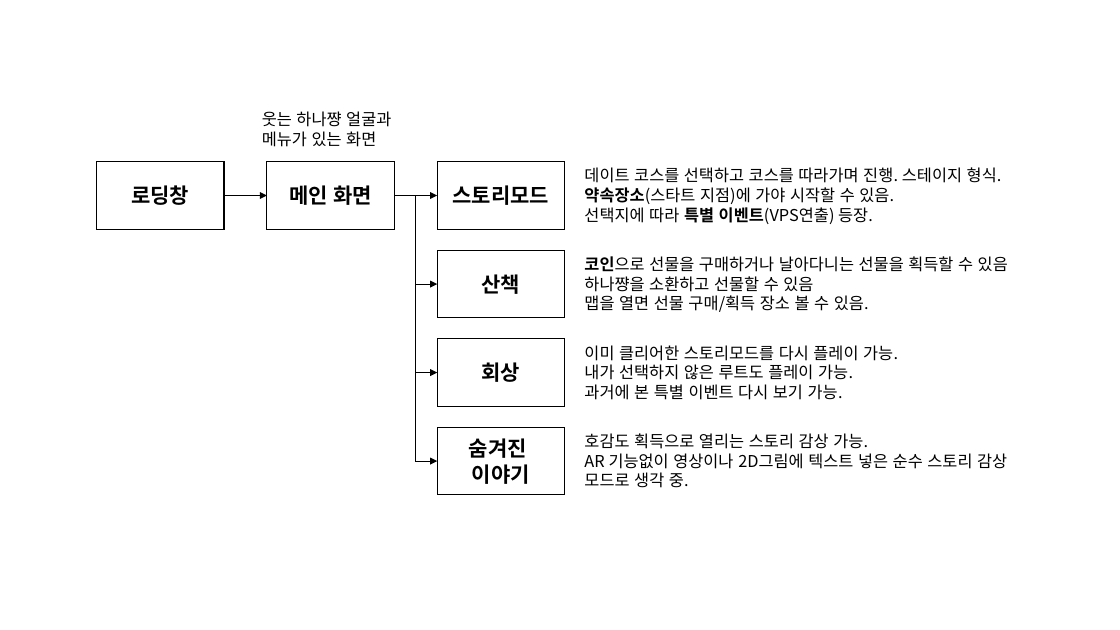
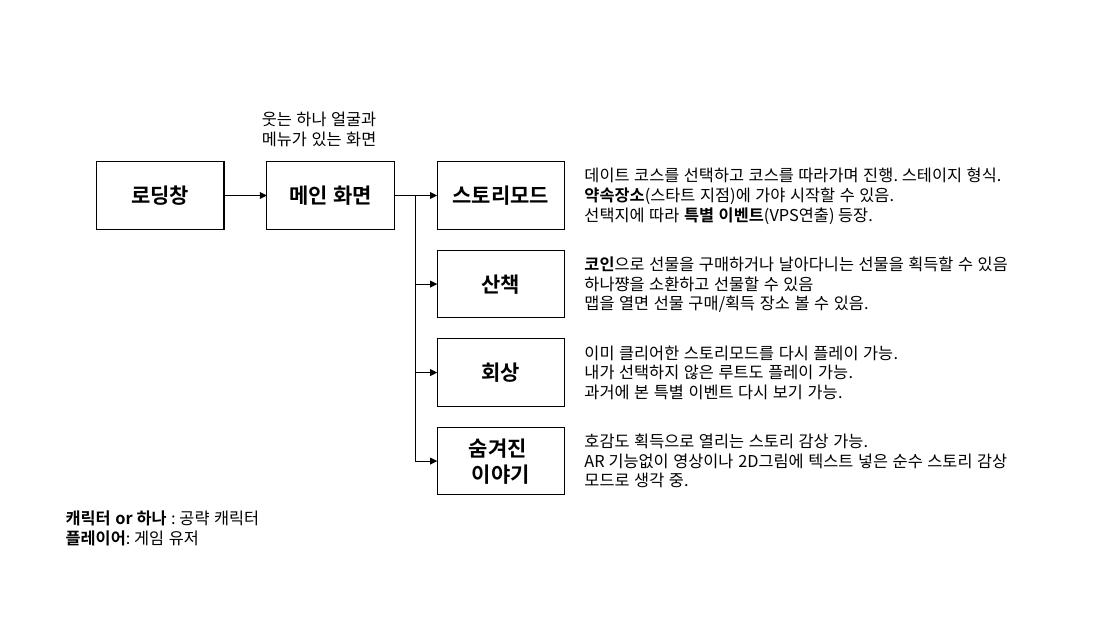
Before and after one commit to Kjaeseong/RocketTeamDocu, a slide deck: slide 1 of 기획서/221013_용어정리.pptx. Drawn at 1120x630 pixels with LibreOffice and Linux fonts; fonts in the diff are those of the drawing. Boxes give left, top, right and bottom in pixels: in the first picture for what was removed or moved away, otherwise in the second. Text is boxed around its words. In the diff, an @@ line names an element or a change of style, - is before the commit and + after.

Commit message:
박수현_용어추가

```diff
--- a/기획서/221013_용어정리.pptx
+++ b/기획서/221013_용어정리.pptx
@@ text at (262, 111, 376, 147): text changed @@
-웃는 하나쨩 얼굴과 메뉴가 있는 화면
+웃는 하나 얼굴과 메뉴가 있는 화면
@@ text added at (66, 510, 259, 546), 14 pt, text #000000, bold @@
+캐릭터 or 하나 : 공략 캐릭터
+플레이어: 게임 유저
```
